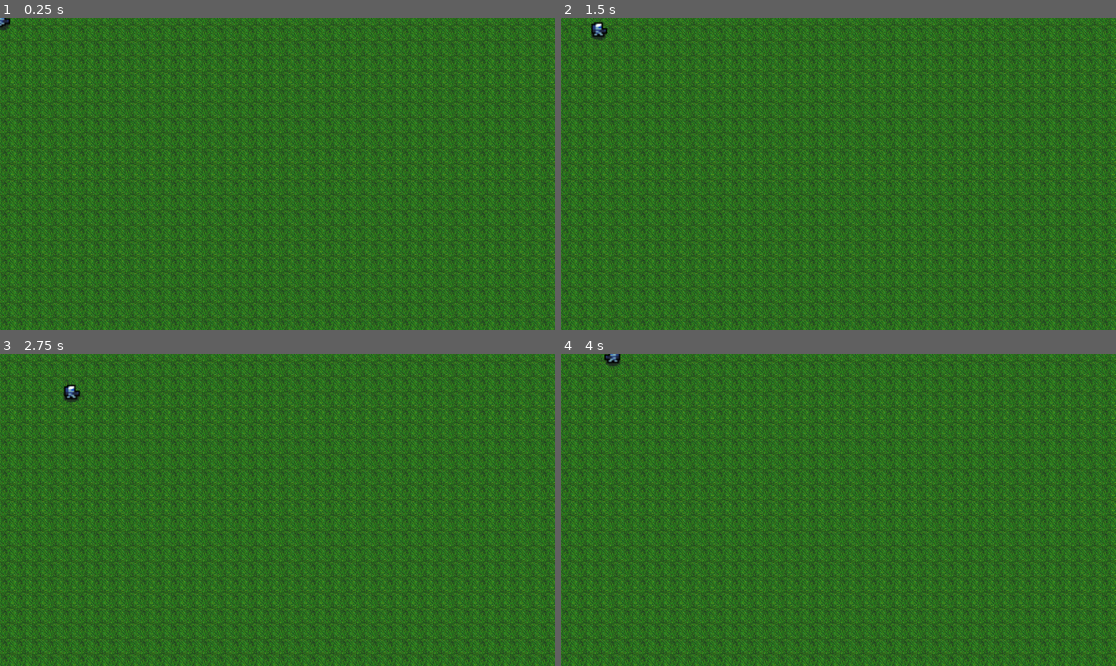
Above: before the commit, frames 1-4 (two rows, left to right).
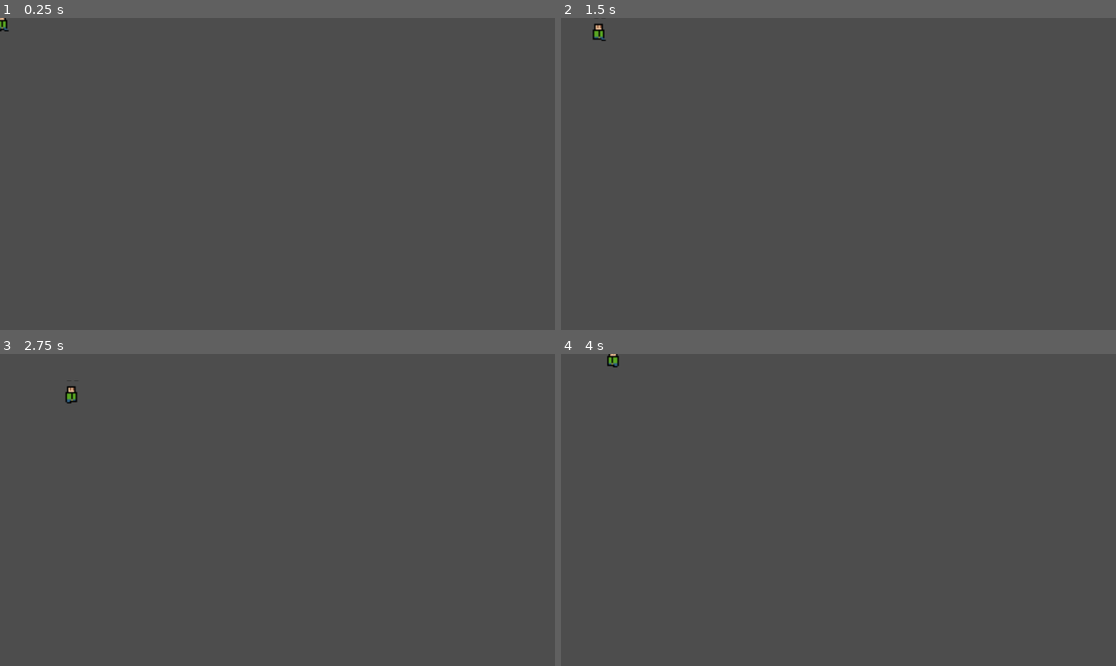
Above: after the commit, the same moments.

Repository: coldflame38/myfirstgame
Game: Godot game, scene res://world/world.tscn
The game is run twice, just before and just after one commit, with the same random seed, the same clock (stepped at 60 frames per second) and the same inputs.
Inputs:
- Up to frame 1 (0.25 s): no input
- Up to frame 2 (1.5 s): tap Enter at 0.5 s; hold D (right) 0.53-1.28 s; hold S (down) from 1.28 s (still down)
- Up to frame 3 (2.75 s): release S (down) at 2.03 s; hold D (right) from 2.03 s (still down)
- Up to frame 4 (4 s): release D (right) at 2.78 s; hold W (up) 2.78-3.53 s; hold A (left) from 3.53 s (still down)

The runs differ from the first frame. In frame 1, 100% of the frame differs, in the area x 0-100%, y 0-100%; in frame 2, 100%; in frame 3, 100%; in frame 4, 100%.

Commit message:
first toon

Diff:
--- a/Player.gd
+++ b/Player.gd
@@ -2,7 +2,7 @@
 
 var movespeed = 100.0
 var lastMovement = Vector2.UP
-@onready var sprite = $Sprite2D
+@onready var sprite = $Sprite2d
 @onready var walkTimer = get_node("%walkTimer")
 @onready var idleTimer = get_node("%idleTimer")
 
@@ -18,6 +18,7 @@
 	elif mov.x < 0 :
 		sprite.flip_h = true
 
+
 	if mov != Vector2.ZERO:
 		if $AnimationPlayer.get_current_animation() != "walk":
 			$AnimationPlayer.stop()
--- a/world/player.tscn
+++ b/world/player.tscn
@@ -1,72 +1,48 @@
-[gd_scene load_steps=7 format=3 uid="uid://s60trrt08cj"]
+[gd_scene load_steps=6 format=3 uid="uid://s60trrt08cj"]
 
 [ext_resource type="Script" path="res://Player.gd" id="1_1syfa"]
-[ext_resource type="Texture2D" uid="uid://bigea8o5nuhwq" path="res://Robot Warfare Asset Pack 22-11-24/Soldiers/Assault-Class.png" id="2_qtvua"]
+[ext_resource type="Texture2D" uid="uid://btb8khucdjgxo" path="res://atm1.png" id="3_k0645"]
 
-[sub_resource type="Animation" id="Animation_3i1mf"]
+[sub_resource type="Animation" id="Animation_i2e5j"]
 resource_name = "idle"
 loop_mode = 1
 tracks/0/type = "value"
 tracks/0/imported = false
 tracks/0/enabled = true
-tracks/0/path = NodePath(".:frame_coords")
-tracks/0/interp = 0
-tracks/0/loop_wrap = true
-tracks/0/keys = {
-"times": PackedFloat32Array(0, 0.5),
-"transitions": PackedFloat32Array(1, 1),
-"update": 1,
-"values": [Vector2i(0, 0), Vector2i(1, 0)]
-}
-
-[sub_resource type="Animation" id="Animation_f8dyn"]
-resource_name = "prone"
-loop_mode = 1
-tracks/0/type = "value"
-tracks/0/imported = false
-tracks/0/enabled = true
-tracks/0/path = NodePath(".:frame_coords")
+tracks/0/path = NodePath("Sprite2d:frame_coords")
 tracks/0/interp = 0
 tracks/0/loop_wrap = true
 tracks/0/keys = {
 "times": PackedFloat32Array(0, 0.4),
 "transitions": PackedFloat32Array(1, 1),
 "update": 1,
-"values": [Vector2i(0, 2), Vector2i(1, 2)]
+"values": [Vector2i(0, 0), Vector2i(1, 0)]
 }
 
-[sub_resource type="Animation" id="Animation_xs6ga"]
+[sub_resource type="Animation" id="Animation_05ijk"]
 resource_name = "walk"
-length = 0.6
 loop_mode = 1
 tracks/0/type = "value"
 tracks/0/imported = false
 tracks/0/enabled = true
-tracks/0/path = NodePath(".:frame_coords")
-tracks/0/interp = 0
+tracks/0/path = NodePath("Sprite2d:frame_coords")
+tracks/0/interp = 1
 tracks/0/loop_wrap = true
 tracks/0/keys = {
-"times": PackedFloat32Array(0, 0.3),
+"times": PackedFloat32Array(0, 0.5),
 "transitions": PackedFloat32Array(1, 1),
 "update": 1,
 "values": [Vector2i(0, 1), Vector2i(1, 1)]
 }
 
-[sub_resource type="AnimationLibrary" id="AnimationLibrary_kw60h"]
+[sub_resource type="AnimationLibrary" id="AnimationLibrary_at2vu"]
 _data = {
-"idle": SubResource("Animation_3i1mf"),
-"prone": SubResource("Animation_f8dyn"),
-"walk": SubResource("Animation_xs6ga")
+"idle": SubResource("Animation_i2e5j"),
+"walk": SubResource("Animation_05ijk")
 }
 
 [node name="Player" type="CharacterBody2D" groups=["player"]]
 script = ExtResource("1_1syfa")
-
-[node name="Sprite2D" type="Sprite2D" parent="."]
-scale = Vector2(3, 3)
-texture = ExtResource("2_qtvua")
-hframes = 5
-vframes = 7
 
 [node name="walkTimer" type="Timer" parent="."]
 unique_name_in_owner = true
@@ -78,8 +54,14 @@
 wait_time = 0.2
 autostart = true
 
+[node name="Sprite2d" type="Sprite2D" parent="."]
+scale = Vector2(3, 3)
+texture = ExtResource("3_k0645")
+hframes = 2
+vframes = 6
+frame = 2
+
 [node name="AnimationPlayer" type="AnimationPlayer" parent="."]
-root_node = NodePath("../Sprite2D")
 libraries = {
-"": SubResource("AnimationLibrary_kw60h")
+"": SubResource("AnimationLibrary_at2vu")
 }
--- a/world/world.tscn
+++ b/world/world.tscn
@@ -1,6 +1,5 @@
-[gd_scene load_steps=3 format=3 uid="uid://cd1yelvb6d8qb"]
+[gd_scene load_steps=2 format=3 uid="uid://cd1yelvb6d8qb"]
 
-[ext_resource type="Texture2D" uid="uid://c1ebivncpt31v" path="res://Robot Warfare Asset Pack 22-11-24/dirt_full_new.png" id="1_lo3jj"]
 [ext_resource type="PackedScene" uid="uid://s60trrt08cj" path="res://world/player.tscn" id="2_o6wyd"]
 
 [node name="World" type="Node2D"]
@@ -8,7 +7,6 @@
 [node name="dirtTest" type="Sprite2D" parent="."]
 texture_filter = 2
 texture_repeat = 2
-texture = ExtResource("1_lo3jj")
 region_enabled = true
 region_rect = Rect2(0, 0, 4000, 4000)
 
Binary file added: atm1.png
Not shown, added: atm1.png.import
Not shown, added: Robot Warfare Asset Pack 22-11-24/Soldiers/atm1.pxo
Not shown, added: Robot Warfare Asset Pack 22-11-24/Soldiers/mainguy.png.pxo
